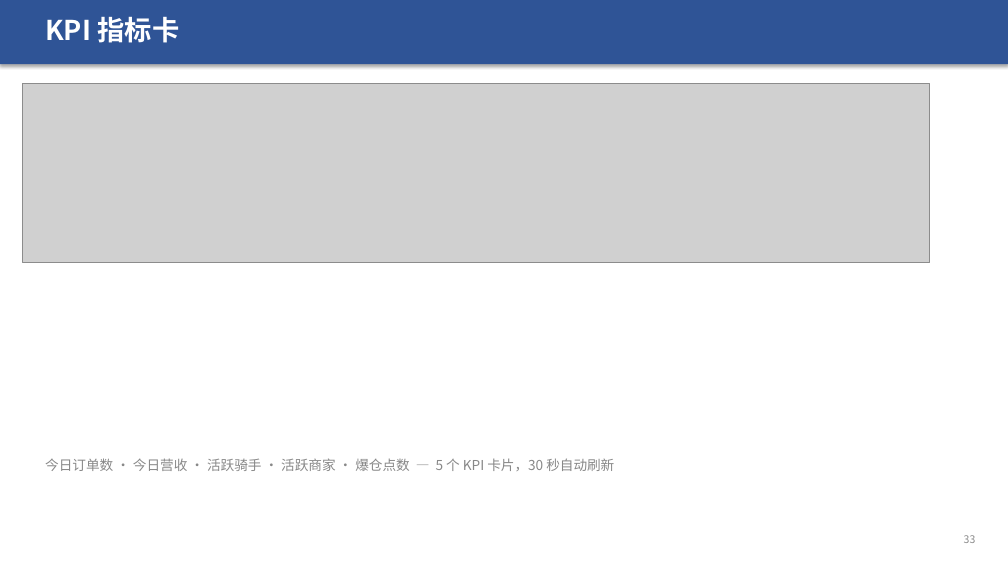
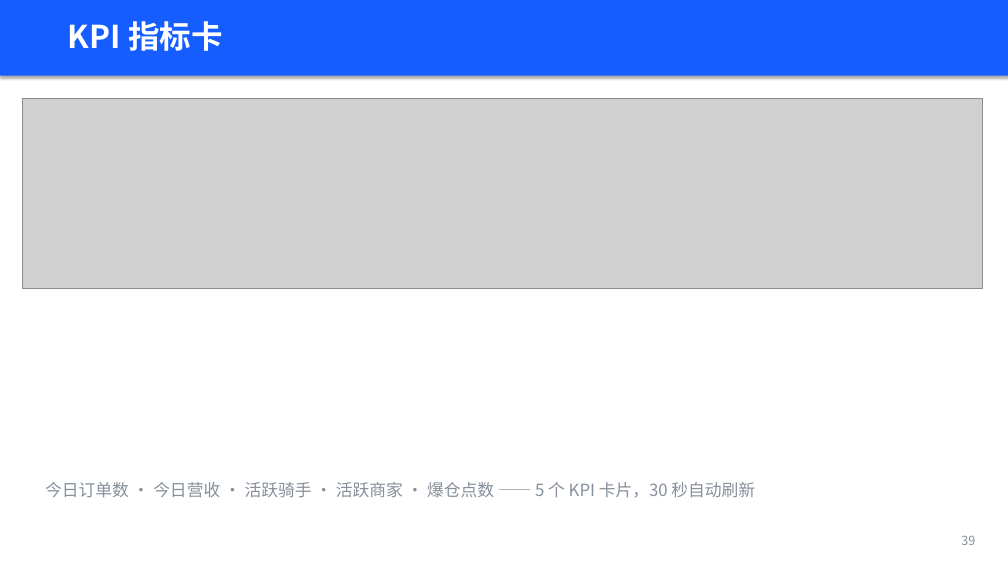
Before and after one commit to sou1maker/database, a slide deck: slide 39 of 校园外卖两段式配送系统_答辩汇报.pptx (slide 33 before the commit). Drawn at 1008x567 pixels with LibreOffice and Linux fonts; fonts in the diff are those of the drawing; grey boxes stand for pictures. Boxes give left, top, right and bottom in pixels: in the first picture for what was removed or moved away, otherwise in the second. Text is boxed around its words. In the diff, an @@ line names an element or a change of style, - is before the commit and + after.

```diff
--- a/校园外卖两段式配送系统_答辩汇报.pptx
+++ b/校园外卖两段式配送系统_答辩汇报.pptx
@@ rectangle resized from (x1=0, y1=0, x2=1008, y2=64) to (x1=0, y1=0, x2=1008, y2=76) @@
@@ rectangle at (x1=0, y1=0, x2=1008, y2=76): fill #2F5496 to #165DFF @@
@@ text "KPI 指标卡" moved from (x1=45, y1=16, x2=179, y2=43) to (x1=68, y1=21, x2=222, y2=51) @@
@@ text "KPI 指标卡" at (x1=68, y1=21, x2=222, y2=51): size 26 to 30 pt @@
@@ picture resized from (x1=23, y1=83, x2=930, y2=263) to (x1=23, y1=98, x2=983, y2=288) @@
@@ text at (x1=45, y1=482, x2=755, y2=498): text changed; size 13 to 16 pt; text colour #888888 to #86909C @@
-今日订单数 · 今日营收 · 活跃骑手 · 活跃商家 · 爆仓点数 — 5 个 KPI 卡片，30 秒自动刷新
+今日订单数 · 今日营收 · 活跃骑手 · 活跃商家 · 爆仓点数 —— 5 个 KPI 卡片，30 秒自动刷新
@@ text added at (x1=961, y1=535, x2=975, y2=545), 12 pt, text #86909C @@
+39
@@ text removed at (x1=964, y1=535, x2=976, y2=543) @@
-33
```
Also in this commit, not shown: 32 other slides changed, 14 slides added, 9 slides removed, 1 other file.
